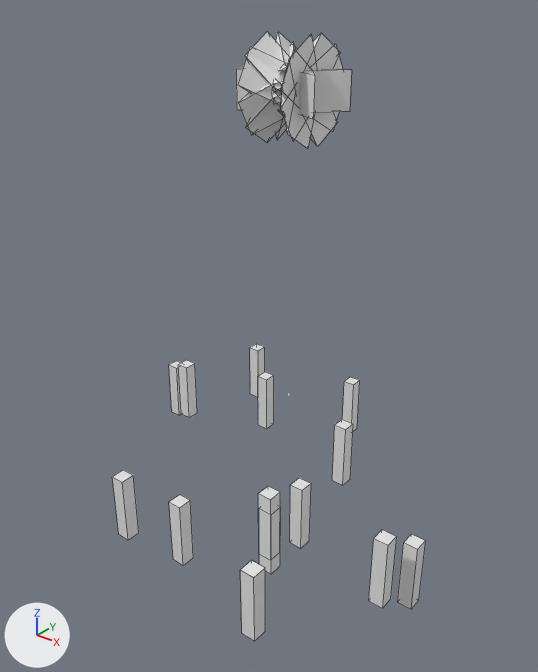
The FBX model GraphicResource/Effect/Skill_Effect_02.fbx as it was, and as the next commit left it.
Before and after are seen from a 50 mm lens placed at (295.0, -393.0, 287.0), pointed at (4.0, -29.0, 62.0). Lighting does not change. The marker at lower left points along +X, +Y and +Z. Mesh edges are drawn as thin lines on the coarser meshes. Where no turn or scale is listed for an object, it has been applied to the vertices.

Script lines for the objects in view, before the commit:
```python
ob_bakedparticlemesh_011 = bpy.data.objects.new('BakedParticleMesh_011', me_mesh_021)
ob_bakedparticlemesh_011.parent = ob_centor
ob_bakedparticlemesh_011.location = (83.35, -143.3, -69.21)
ob_o001 = bpy.data.objects.new('O001', me_mesh_010)
ob_o001.location = (0.0, 0.0, 221.6)
ob_o002 = bpy.data.objects.new('O002', me_mesh_009)
ob_o002.location = (0.0, 0.0, 221.6)
ob_o003 = bpy.data.objects.new('O003', me_mesh_008)
ob_o003.location = (0.0, 0.0, 221.6)
ob_o004 = bpy.data.objects.new('O004', me_mesh_007)
ob_o004.location = (0.0, 0.0, 221.6)
ob_o006 = bpy.data.objects.new('O006', me_mesh_005)
ob_o006.location = (0.0, 0.0, 221.6)
ob_o007 = bpy.data.objects.new('O007', me_mesh_004)
ob_o007.location = (0.0, 0.0, 221.6)
ob_o008 = bpy.data.objects.new('O008', me_mesh_003)
ob_o008.location = (0.0, 0.0, 221.6)
ob_o009 = bpy.data.objects.new('O009', me_mesh_002)
ob_o009.location = (0.0, 0.0, 221.6)
# also in view: 'BakedParticleMesh_006' at (-117.0, 8.0, -40.0); 'O010' at (0.0, 0.0, 222.0); 'BakedParticleMesh_013' at (131.0, -77.0, -40.0); 'BakedParticleMesh_004' at (-42.0, -131.0, -44.0); 'BakedParticleMesh_002' at (55.0, -59.0, -48.0)
```
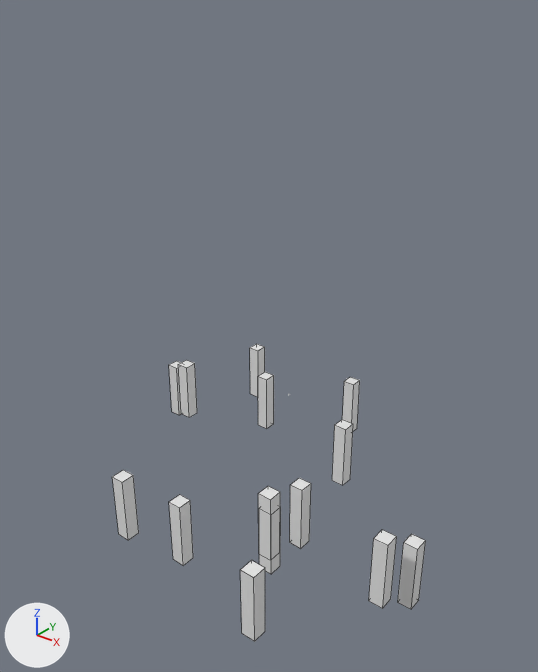
Boxes (x1, y1, x2, y2) around the edits, measured in the pictures (538 x 672 px):
'O006', deleted: before (236, 68, 351, 113)
'BakedParticleMesh_011', reshaped: (240, 560, 265, 642) in both
'O009', deleted: before (245, 31, 337, 146)
'O010', deleted: before (246, 33, 340, 142)
'O007', deleted: before (238, 45, 339, 131)
'O008', deleted: before (238, 44, 343, 135)
'O004', deleted: before (275, 31, 311, 149)
'O005', deleted: before (275, 34, 314, 139)
'O001', deleted: before (280, 70, 315, 120)
'O002', deleted: before (277, 42, 300, 141)
'O003', deleted: before (277, 49, 301, 106)

What the commit changed:
Object 'BakedParticleMesh_011' (ob_bakedparticlemesh_011) now shows me_mesh_011 instead of me_mesh_021.
Object 'O006' (ob_o006) is deleted.
Object 'O003' (ob_o003) is deleted.
Object 'O002' (ob_o002) is deleted.
Object 'O004' (ob_o004) is deleted.
Object 'O001' (ob_o001) is deleted.
Object 'O009' (ob_o009) is deleted.
Object 'O008' (ob_o008) is deleted.
Object 'O007' (ob_o007) is deleted.
Object 'O005' (ob_o005) is deleted.
Object 'O010' (ob_o010) is deleted.
